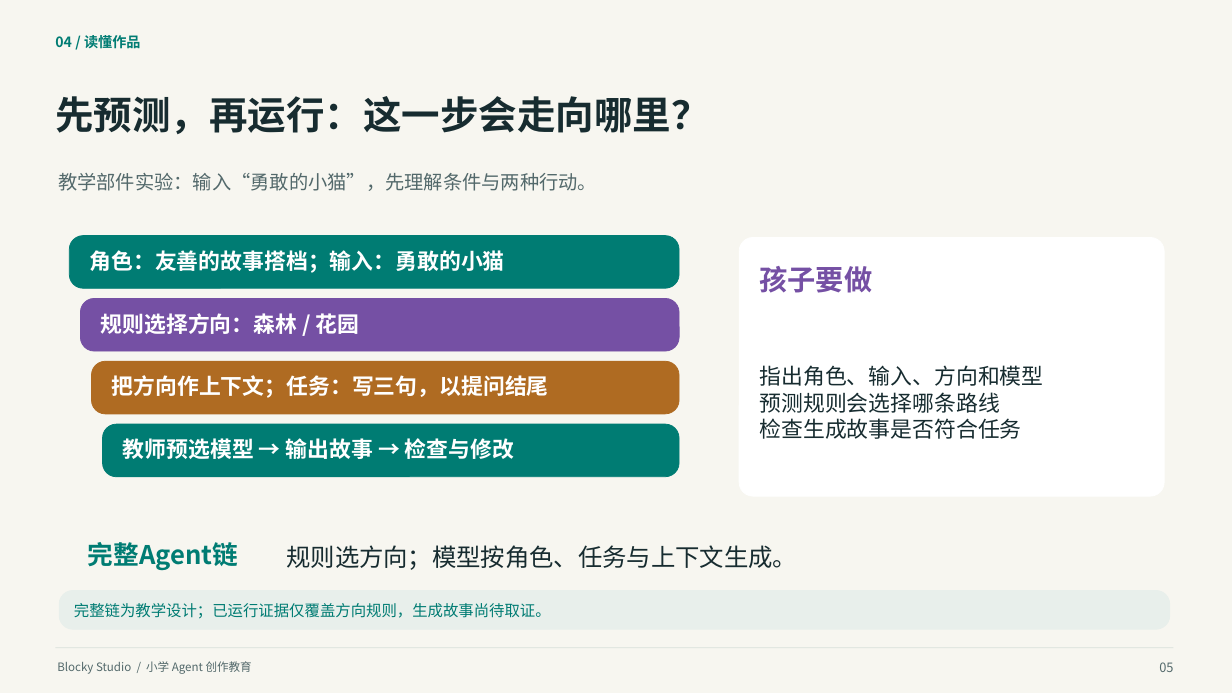
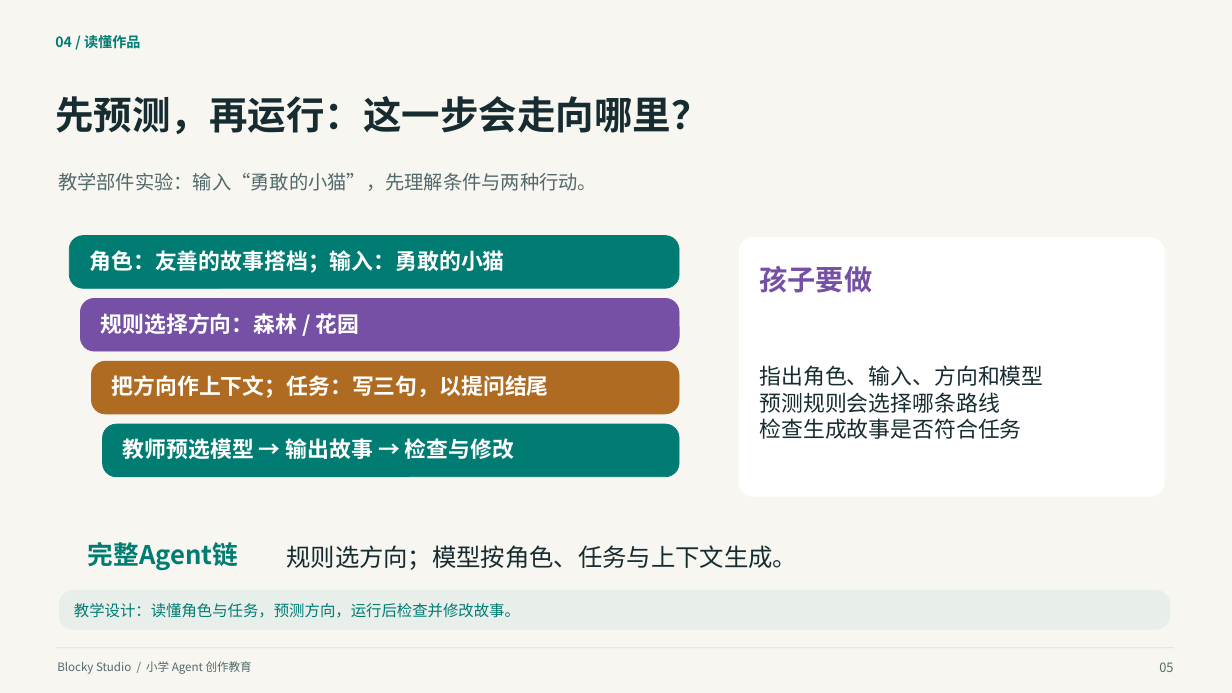
Before and after one commit to q2955161835-debug/Blocky-AI, a slide deck: slide 5 of doc/交付/2026-10-03-答辩与商业计划书/Blocky-Studio-小学Agent创作教育-2026-10-03.pptx. Drawn at 1232x693 pixels with LibreOffice and Linux fonts; fonts in the diff are those of the drawing. Boxes give left, top, right and bottom in pixels: in the first picture for what was removed or moved away, otherwise in the second. Text is boxed around its words. In the diff, an @@ line names an element or a change of style, - is before the commit and + after.

Commit message:
docs: revise pitch wording and record independent investor reaudit [skip ci]

```diff
--- a/doc/交付/2026-10-03-答辩与商业计划书/Blocky-Studio-小学Agent创作教育-2026-10-03.pptx
+++ b/doc/交付/2026-10-03-答辩与商业计划书/Blocky-Studio-小学Agent创作教育-2026-10-03.pptx
@@ text at (x1=74, y1=603, x2=520, y2=618): text changed @@
-完整链为教学设计；已运行证据仅覆盖方向规则，生成故事尚待取证。
+教学设计：读懂角色与任务，预测方向，运行后检查并修改故事。
```
Also in this commit, not shown: 14 other slides changed, 12 other files.
